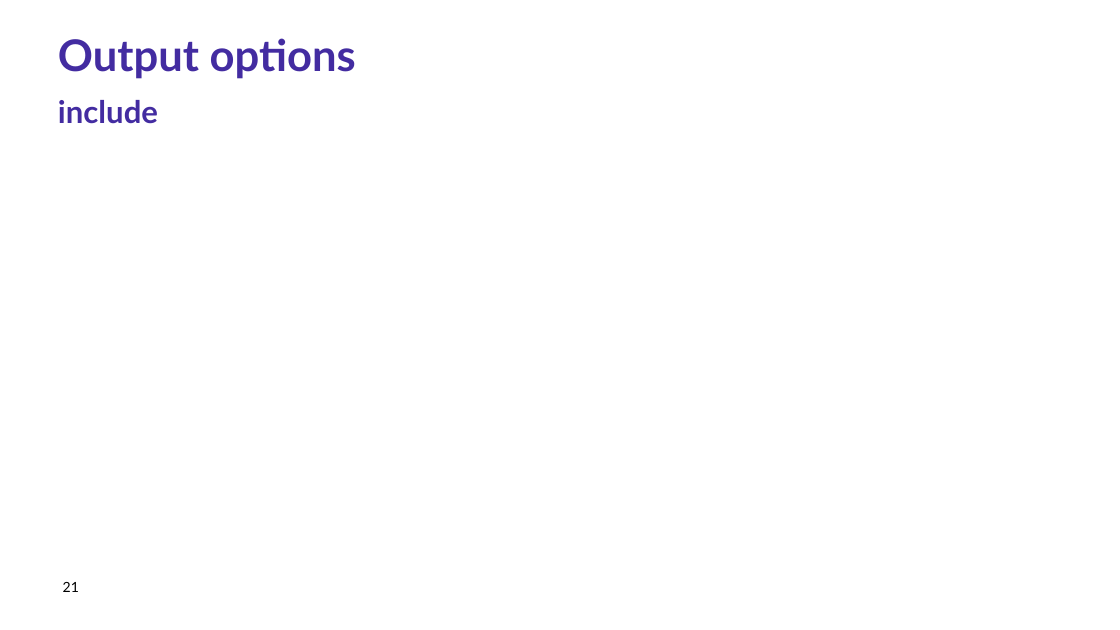
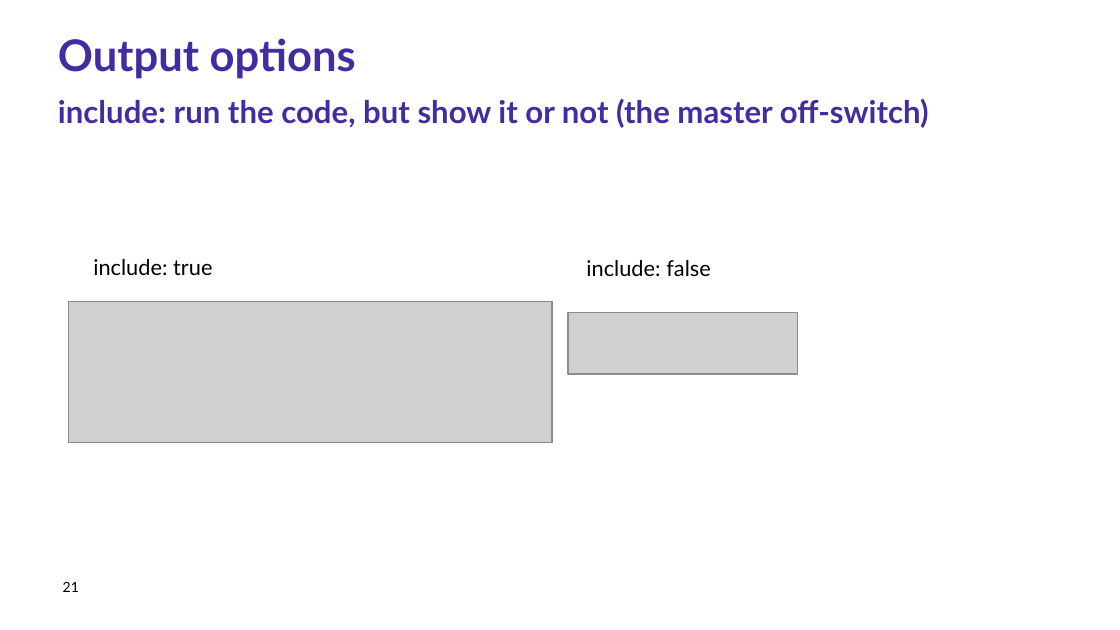
Before and after one commit to Research-IT-Swiss-TPH/quarto-workshop-2026, a slide deck: slide 21 of slides/lecture.pptx. Drawn at 1120x630 pixels with LibreOffice and Linux fonts; fonts in the diff are those of the drawing; grey boxes stand for pictures; background and template pictures are left out. Boxes give left, top, right and bottom in pixels: in the first picture for what was removed or moved away, otherwise in the second. Text is boxed around its words. In the diff, an @@ line names an element or a change of style, - is before the commit and + after.

```diff
--- a/slides/lecture.pptx
+++ b/slides/lecture.pptx
@@ text at [58,98,929,128]: text changed @@
-include
+include: run the code, but show it or not (the master off-switch)
@@ text added at [93,259,212,275], 14 pt, text #000000 @@
+include: true
@@ text added at [586,260,710,276], 14 pt, text #000000 @@
+include: false
@@ picture added at [69,301,552,444] @@
@@ picture added at [568,312,797,374] @@
```
Also in this commit, not shown: 5 other slides changed, 2 slides added.
